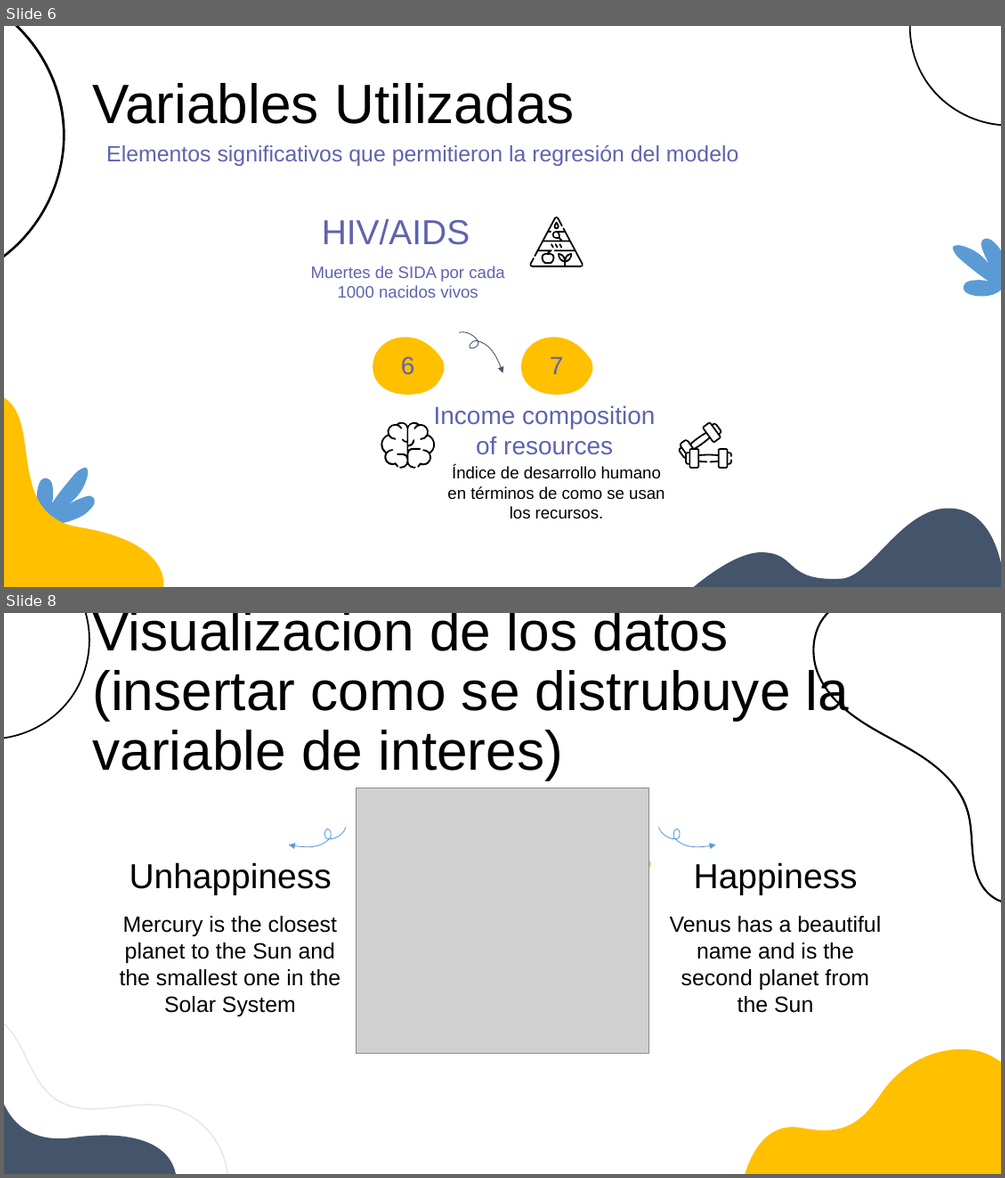
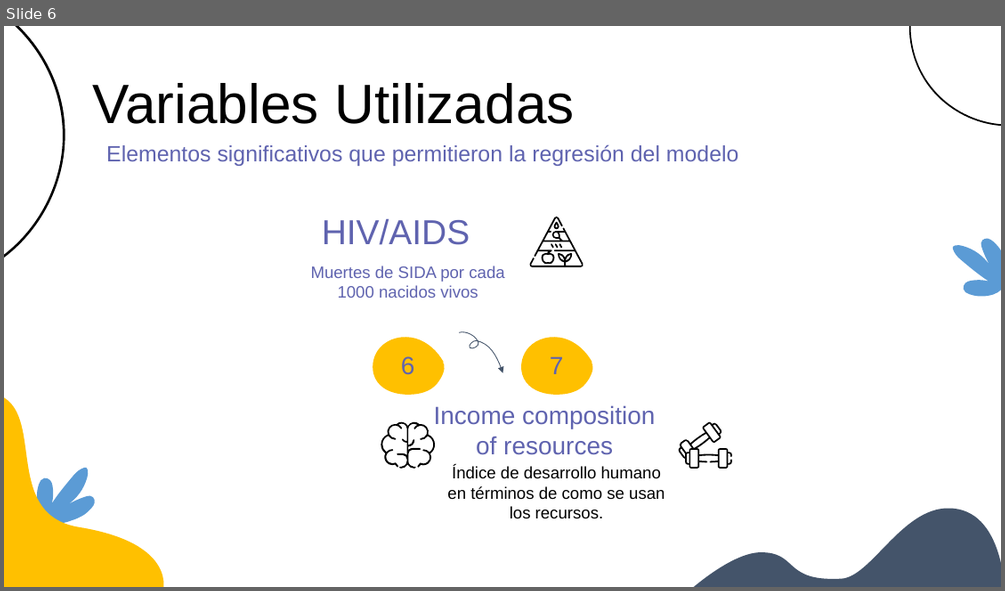
Before and after one commit to sofiaalvarezlopez/BI-Lab3, a slide deck: Presentacion_final.pptx. Shown one above the other, each under a label of ours: slides 6 and 8 before the commit, slide 6 after it; the slides between them are not shown. The pictures are 1005x1178 and 1005x591 pixels, drawn with LibreOffice and Linux fonts; fonts in the diff are those of the drawing; grey boxes stand for pictures; background and template pictures are left out. Boxes give left, top, right and bottom in pixels: in the first picture for what was removed or moved away, otherwise in the second. Text is boxed around its words. In the diff, an @@ line names an element or a change of style, - is before the commit and + after.

```diff
--- a/Presentacion_final.pptx
+++ b/Presentacion_final.pptx
@@ slide 8 removed at box(4, 613, 1001, 1174), background #FFFFFF @@
@@ freeform shape removed at box(4, 613, 121, 749) @@
@@ title removed at box(92, 613, 849, 780) @@
-Visualizacion de los datos
-(insertar como se distrubuye la variable de interes)
@@ freeform shape removed at box(748, 613, 1001, 912) @@
@@ freeform shape removed at box(320, 788, 652, 1001) @@
@@ picture removed at box(356, 788, 648, 1054) @@
@@ freeform shape removed at box(289, 827, 346, 846) @@
@@ freeform shape removed at box(620, 849, 655, 884) @@
@@ freeform shape removed at box(659, 827, 716, 846) @@
@@ title removed at box(129, 862, 332, 894) @@
-Unhappiness
@@ title removed at box(694, 862, 858, 894) @@
-Happiness
@@ subtitle removed at box(120, 916, 341, 1016) @@
-Mercury is the closest planet to the Sun and the smallest one in the Solar System
@@ subtitle removed at box(670, 916, 881, 1013) @@
-Venus has a beautiful name and is the second planet from the Sun
@@ freeform shape removed at box(4, 1017, 229, 1174) @@
@@ freeform shape removed at box(356, 1023, 648, 1054) @@
@@ freeform shape removed at box(741, 1049, 1001, 1174) @@
@@ freeform shape removed at box(4, 1070, 177, 1174) @@
```
Also in this commit, not shown: 2 slides changed, 3 slides added, 1 other slide removed, 2 other files.
